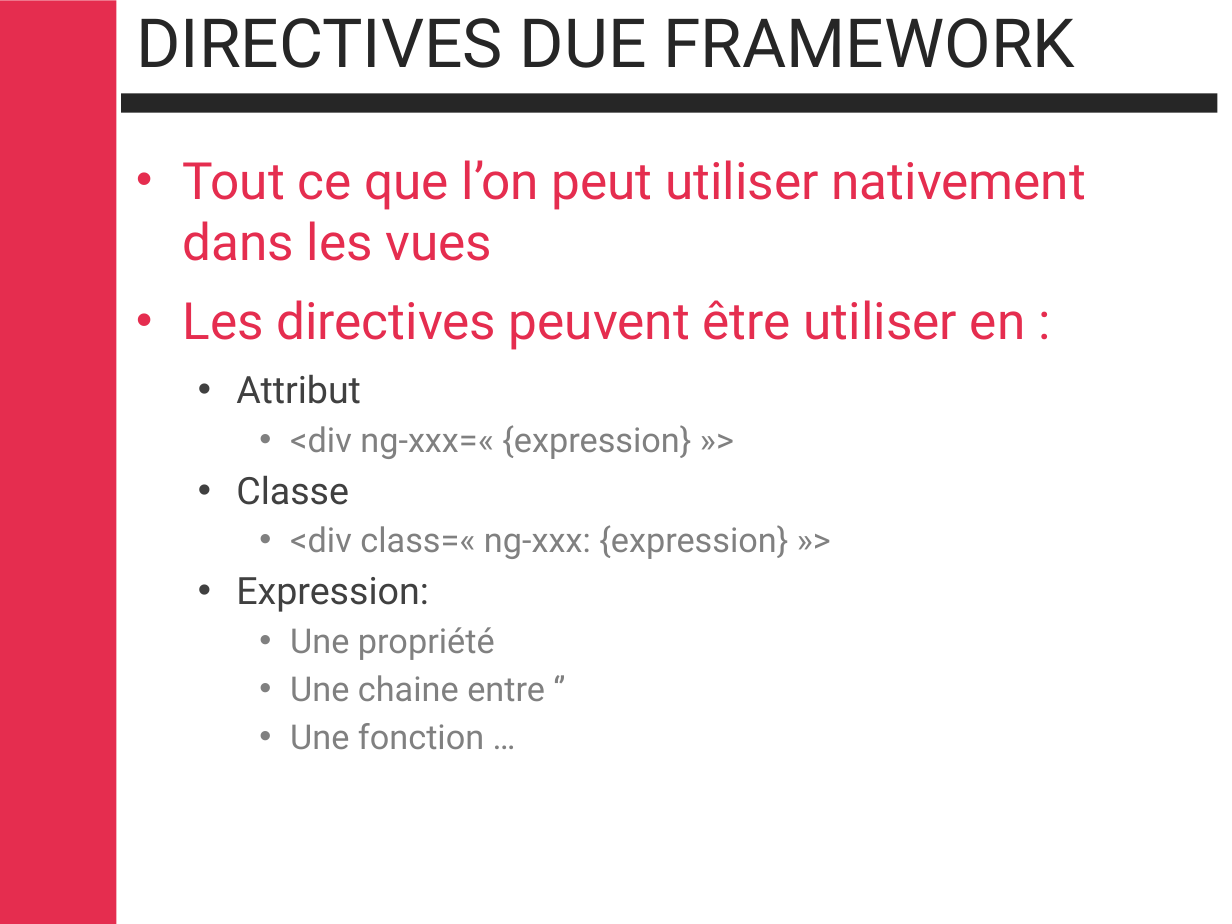
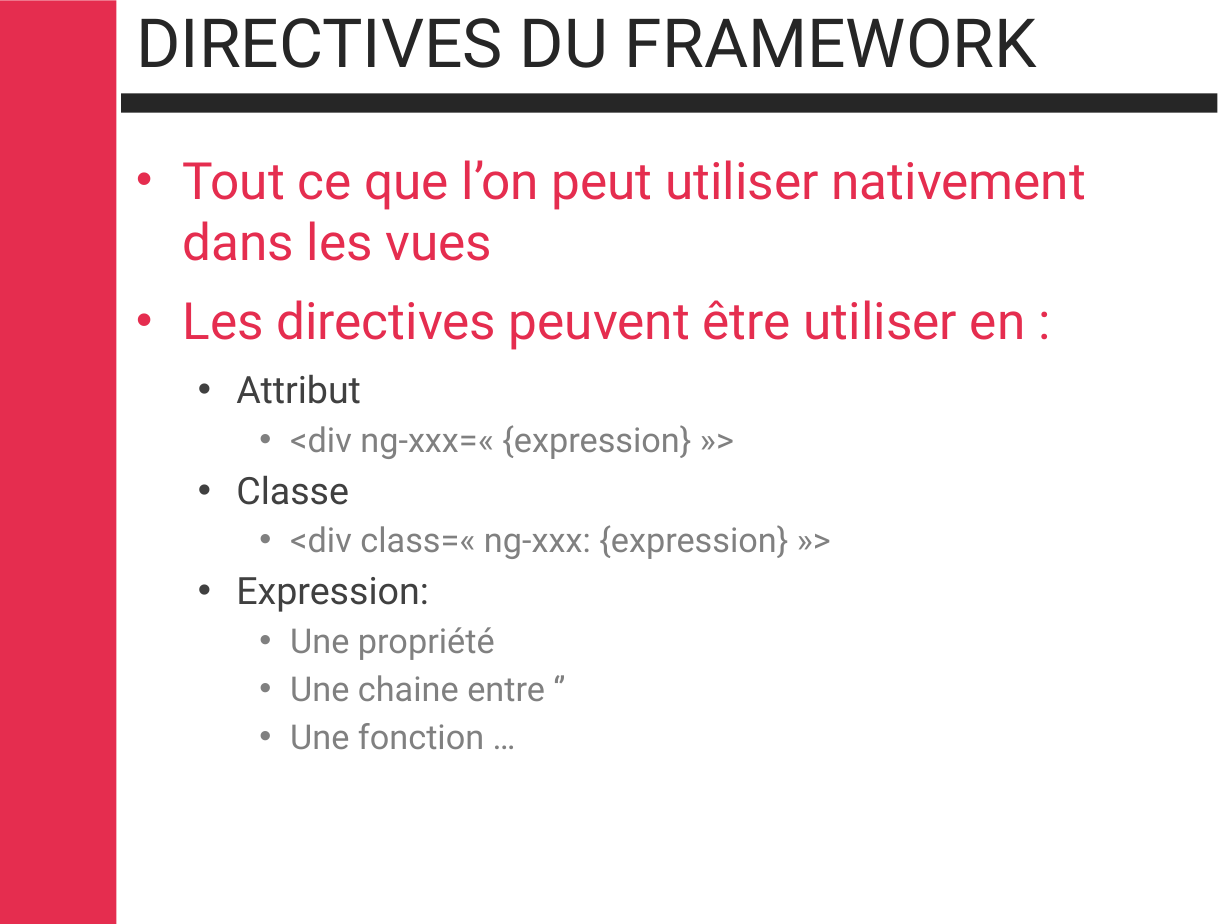
Before and after one commit to cbalit/handson-angular, a slide deck: slide 18 of Angular.pptx (slide 30 before the commit). Drawn at 1232x924 pixels with LibreOffice and Linux fonts; fonts in the diff are those of the drawing; background and template pictures are left out. Boxes give left, top, right and bottom in pixels: in the first picture for what was removed or moved away, otherwise in the second. Text is boxed around its words. In the diff, an @@ line names an element or a change of style, - is before the commit and + after.

```diff
--- a/Angular.pptx
+++ b/Angular.pptx
@@ title at (x1=136, y1=18, x2=1037, y2=68): text changed @@
-DIRECTIVES DUE FRAMEWORK
+DIRECTIVES DU FRAMEWORK
```
Also in this commit, not shown: 23 other slides changed, 57 slides added, 14 slides removed.
